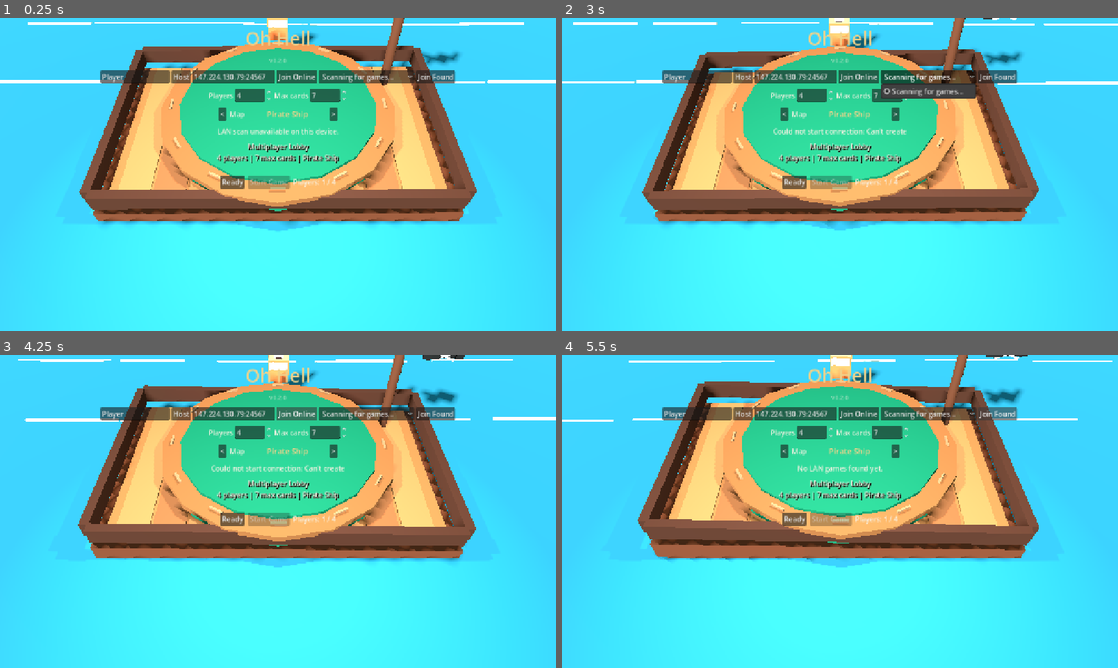
Above: before the commit, frames 1-4 (two rows, left to right).
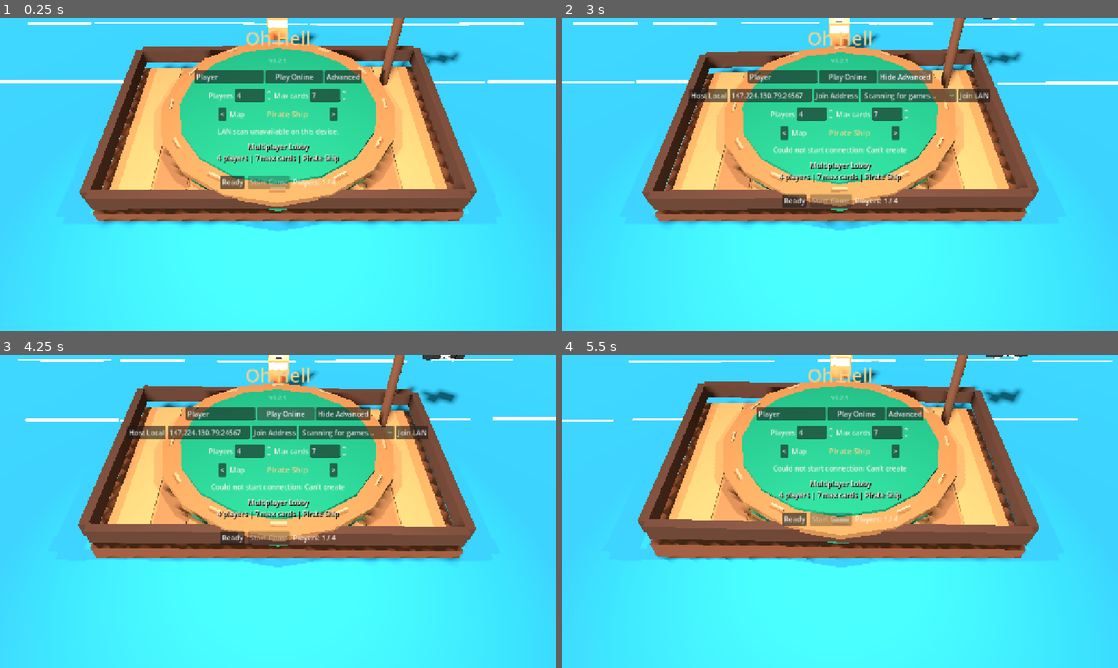
Above: after the commit, the same moments.

Repository: JordanOakFox/oh-hell-godot
Game: Godot game, scene res://scenes/main.tscn
Two runs of this game, one before a commit and one after it. Both use one fixed random seed, a clock stepped at 60 frames per second and the inputs below.
Inputs (mouse positions are in pixels of both pictures, inside the frame that each line leads up to):
- Up to frame 1 (0.25 s): no input
- Up to frame 2 (3 s): click (745, 77) at 0.5 s, where only the run before the commit has a clickable "Host"; click (856, 77) at 1.25 s, where only the run after the commit has a clickable "Play Online"; click (856, 77) at 2 s, where only the run before the commit has a clickable "Join Online"; click (906, 77) at 2.75 s, where only the run after the commit has a clickable "Advanced"
- Up to frame 3 (4.25 s): click (283, 414) at 3.5 s, where only the run after the commit has a clickable "Play Online"
- Up to frame 4 (5.5 s): click (906, 414) at 4.25 s, where only the run after the commit has a clickable "Hide Advanced"; click (995, 414) at 5 s, where only the run before the commit has a clickable "Join Found"

The runs differ from the first frame. In frame 1, 1.7% of the frame differs, in the area x 18-82%, y 13-21%; in frame 2, 7.5%, in the area x 18-82%, y 13-61%; in frame 3, 6.9%; in frame 4, 2.0%.

Commit message:
Add play online lobby flow

Diff:
--- a/scripts/main.gd
+++ b/scripts/main.gd
@@ -1,7 +1,7 @@
 extends Control
 
 const STARTING_NAMES := ["Player 1", "Player 2", "Player 3", "Player 4"]
-const GAME_VERSION := "0.2.0"
+const GAME_VERSION := "0.2.1"
 const DEFAULT_SERVER_ADDRESS := "147.224.130.79:24567"
 const DEFAULT_MAX_CARDS := 7
 const DEFAULT_PLAYERS := 4
@@ -45,6 +45,7 @@
 var hovered_3d_card_index := -1
 var dedicated_server := false
 var version_warning := ""
+var advanced_network_visible := false
 
 var title_label: Label
 var version_label: Label
@@ -53,6 +54,8 @@
 var player_hud_panel: PanelContainer
 var left_stats_label: Label
 var net_row: HBoxContainer
+var advanced_net_row: HBoxContainer
+var advanced_network_button: Button
 var settings_row: HBoxContainer
 var map_row: HBoxContainer
 var map_name_label: Label
@@ -155,31 +158,47 @@
 	name_input.text_changed.connect(_on_name_changed)
 	net_row.add_child(name_input)
 
+	var online_button := Button.new()
+	online_button.text = "Play Online"
+	online_button.custom_minimum_size = Vector2(132, 0)
+	online_button.pressed.connect(_on_play_online_pressed)
+	net_row.add_child(online_button)
+
+	advanced_network_button = Button.new()
+	advanced_network_button.text = "Advanced"
+	advanced_network_button.pressed.connect(_on_advanced_network_pressed)
+	net_row.add_child(advanced_network_button)
+
+	advanced_net_row = HBoxContainer.new()
+	advanced_net_row.alignment = BoxContainer.ALIGNMENT_CENTER
+	advanced_net_row.visible = false
+	root.add_child(advanced_net_row)
+
 	var host_button := Button.new()
-	host_button.text = "Host"
+	host_button.text = "Host Local"
 	host_button.pressed.connect(_on_host_pressed)
-	net_row.add_child(host_button)
+	advanced_net_row.add_child(host_button)
 
 	address_input = LineEdit.new()
 	address_input.text = DEFAULT_SERVER_ADDRESS
 	address_input.placeholder_text = "Server IP or IP:port"
 	address_input.custom_minimum_size = Vector2(190, 0)
-	net_row.add_child(address_input)
+	advanced_net_row.add_child(address_input)
 
 	var join_button := Button.new()
-	join_button.text = "Join Online"
+	join_button.text = "Join Address"
 	join_button.pressed.connect(_on_join_pressed)
-	net_row.add_child(join_button)
+	advanced_net_row.add_child(join_button)
 
 	discovered_game_picker = OptionButton.new()
 	discovered_game_picker.custom_minimum_size = Vector2(220, 0)
 	discovered_game_picker.add_item("Scanning for games...")
-	net_row.add_child(discovered_game_picker)
+	advanced_net_row.add_child(discovered_game_picker)
 
 	var join_found_button := Button.new()
-	join_found_button.text = "Join Found"
+	join_found_button.text = "Join LAN"
 	join_found_button.pressed.connect(_on_join_found_pressed)
-	net_row.add_child(join_found_button)
+	advanced_net_row.add_child(join_found_button)
 
 	settings_row = HBoxContainer.new()
 	settings_row.alignment = BoxContainer.ALIGNMENT_CENTER
@@ -406,6 +425,21 @@
 	seat_peers = _new_seat_peers(lobby_player_count)
 	_create_lobby("Hosting. Waiting for players...")
 	Net.start_advertising(_discovery_info())
+
+func _on_play_online_pressed() -> void:
+	address_input.text = DEFAULT_SERVER_ADDRESS
+	_on_join_pressed()
+
+func _on_advanced_network_pressed() -> void:
+	advanced_network_visible = not advanced_network_visible
+	_sync_advanced_network_visibility()
+
+func _sync_advanced_network_visibility() -> void:
+	if advanced_network_button:
+		advanced_network_button.text = "Hide Advanced" if advanced_network_visible else "Advanced"
+	if advanced_net_row:
+		var active_game: bool = view_state.get("phase", "") in ["bidding", "playing", "trick_end", "round_end"]
+		advanced_net_row.visible = advanced_network_visible and not active_game
 
 func _start_dedicated_server() -> void:
 	dedicated_server = true
@@ -684,6 +718,7 @@
 		version_label.visible = title_label and title_label.visible
 	if net_row:
 		net_row.visible = not active_game
+	_sync_advanced_network_visibility()
 	if settings_row:
 		settings_row.visible = not active_game
 	if map_row:
@@ -969,7 +1004,7 @@
 		table_view_3d.set_hovered_hand_index(index)
 
 func _mouse_over_command_ui(position: Vector2) -> bool:
-	for control in [action_box, name_input, address_input, player_count_spin, max_cards_spin, discovered_game_picker]:
+	for control in [action_box, name_input, advanced_network_button, address_input, player_count_spin, max_cards_spin, discovered_game_picker]:
 		if control and control.visible:
 			var rect := Rect2(control.global_position, control.size)
 			if rect.has_point(position):
Not shown, changed: export_presets.cfg
Not shown, changed: README.md
Not shown, changed: docs/steam-readiness.md
